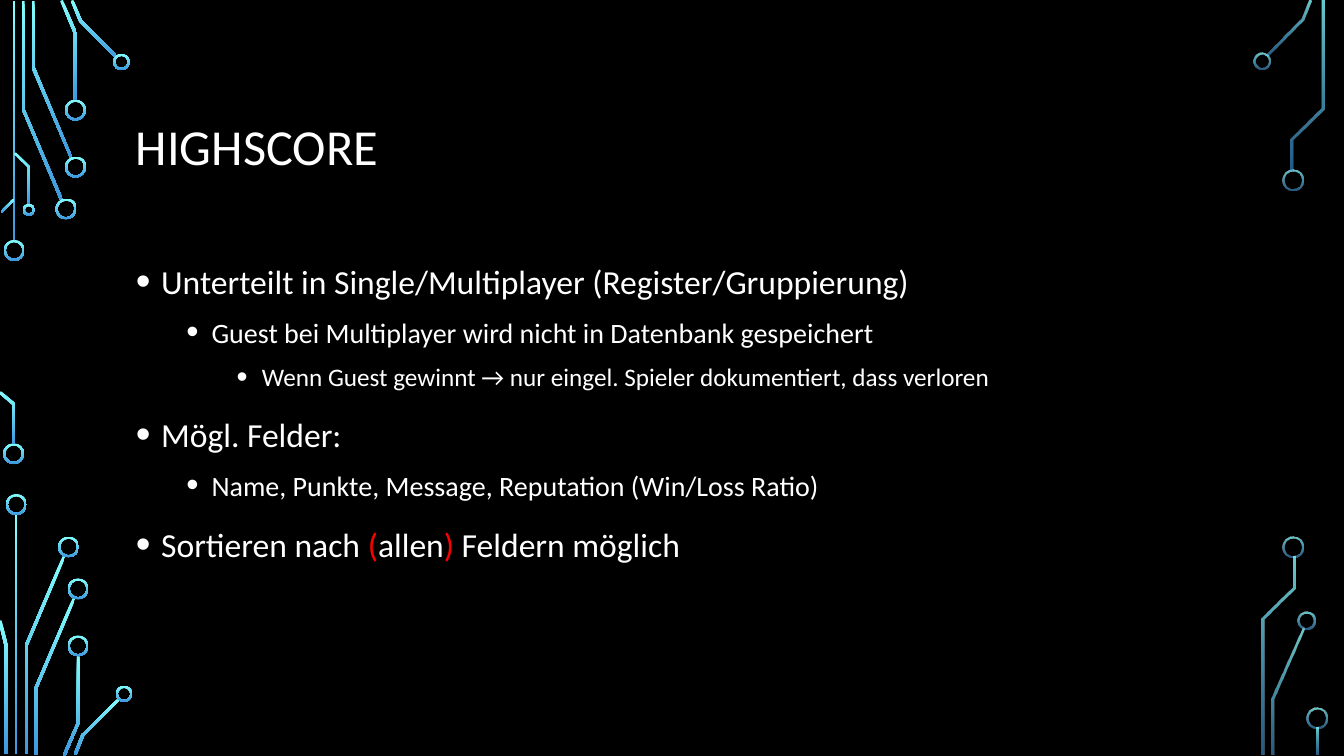
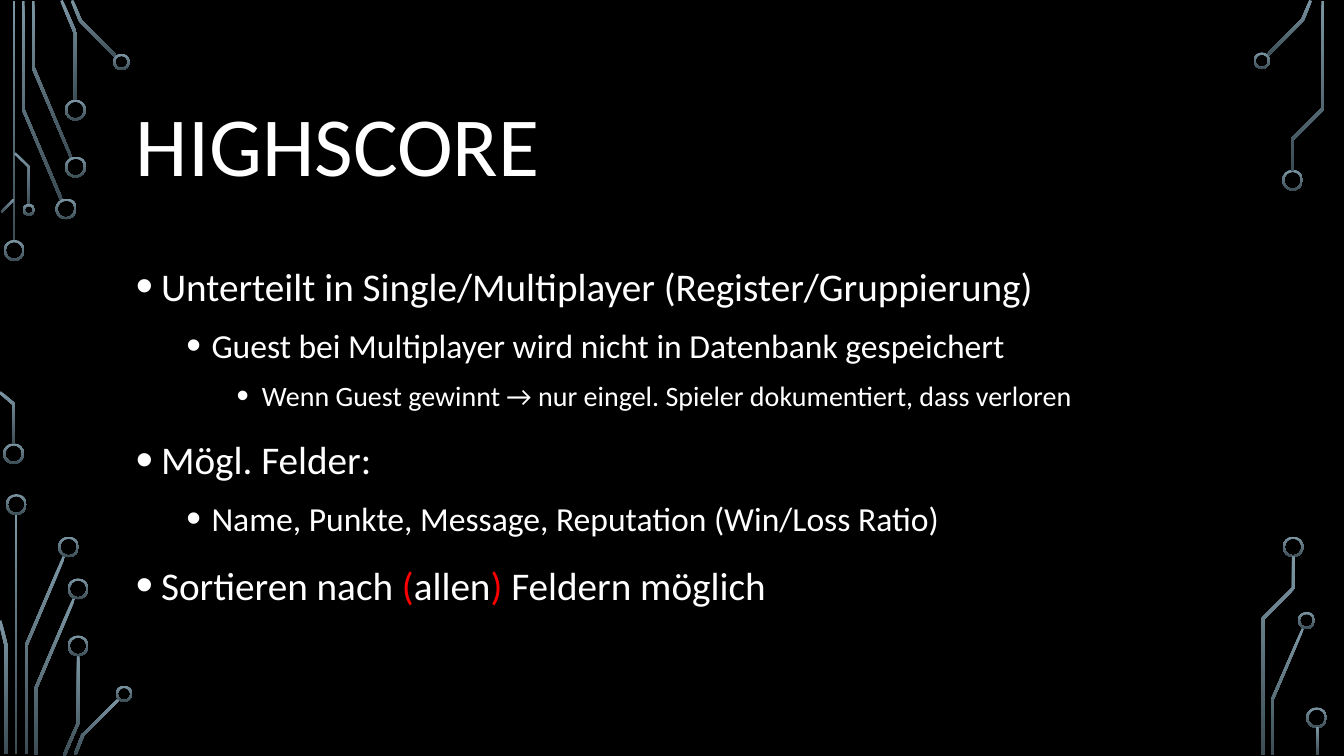
Before and after one commit to wsdt/TicTacToe, a slide deck: slide 7 of TicTacToe.pptx (slide 5 before the commit). Drawn at 1344x756 pixels with LibreOffice and Linux fonts; fonts in the diff are those of the drawing; background and template pictures are left out. Boxes give left, top, right and bottom in pixels: in the first picture for what was removed or moved away, otherwise in the second. Text is boxed around its words. In the diff, an @@ line names an element or a change of style, - is before the commit and + after.

```diff
--- a/TicTacToe.pptx
+++ b/TicTacToe.pptx
@@ fill gradient #82FFFF to #3D97DE to gradient #7C96A3 to #3B4C54 in 36 elements at bbox=[4, 240, 25, 261], bbox=[3, 444, 24, 465], bbox=[22, 1, 63, 201], bbox=[55, 199, 77, 220], bbox=[31, 1, 72, 158], bbox=[60, 0, 78, 101], bbox=[65, 156, 86, 177], bbox=[65, 100, 86, 121], bbox=[71, 0, 117, 58], bbox=[113, 53, 131, 70], bbox=[1, 199, 15, 213], bbox=[0, 391, 15, 445], bbox=[14, 152, 30, 205], bbox=[22, 204, 34, 216], bbox=[15, 514, 18, 755], bbox=[24, 556, 65, 754], bbox=[6, 494, 27, 515], bbox=[0, 620, 7, 754], bbox=[58, 536, 80, 558], bbox=[34, 598, 76, 755], bbox=[63, 655, 80, 756], bbox=[68, 579, 89, 600], bbox=[68, 635, 89, 656], bbox=[74, 698, 120, 755], bbox=[116, 686, 133, 702], bbox=[1266, 0, 1313, 56], bbox=[1253, 52, 1270, 70], bbox=[1282, 169, 1304, 191], bbox=[1271, 628, 1305, 755], bbox=[1299, 612, 1316, 629], bbox=[1292, 1, 1325, 171], bbox=[1284, 536, 1305, 558], bbox=[1261, 557, 1296, 755], bbox=[1307, 708, 1328, 729], bbox=[1317, 727, 1320, 755], bbox=[12, 1, 15, 242] @@
@@ title "HIGHSCORE" at bbox=[136, 121, 539, 177]: size 36 to 60 pt @@
@@ text "Unterteilt in Single/Multiplayer (Register/Gruppierung)" at bbox=[161, 272, 1071, 607]: size 24 to 28 pt in "Unterteilt in Single/Multiplayer (Register/Gruppierung)", "Mögl. Felder:", "Sortieren nach (allen) Feldern möglich"; size 20 to 24 pt in "Guest bei Multiplayer wird nicht in Datenbank ...", "Name, Punkte, Message, Reputation (Win/Loss Ratio)"; size 18 to 20 pt in "Wenn Guest gewinnt → nur eingel. Spieler ..." @@
```
Also in this commit, not shown: 5 other slides changed, 3 slides added.
